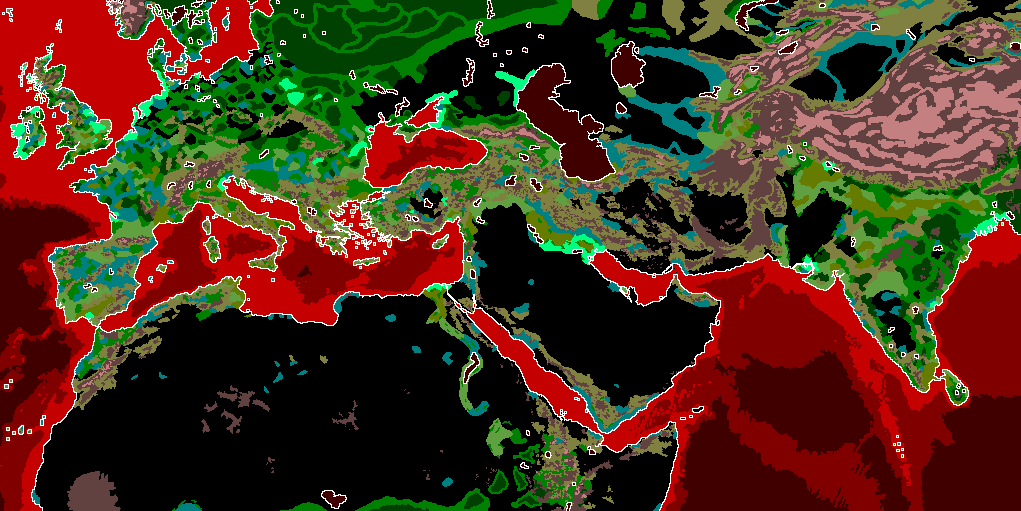
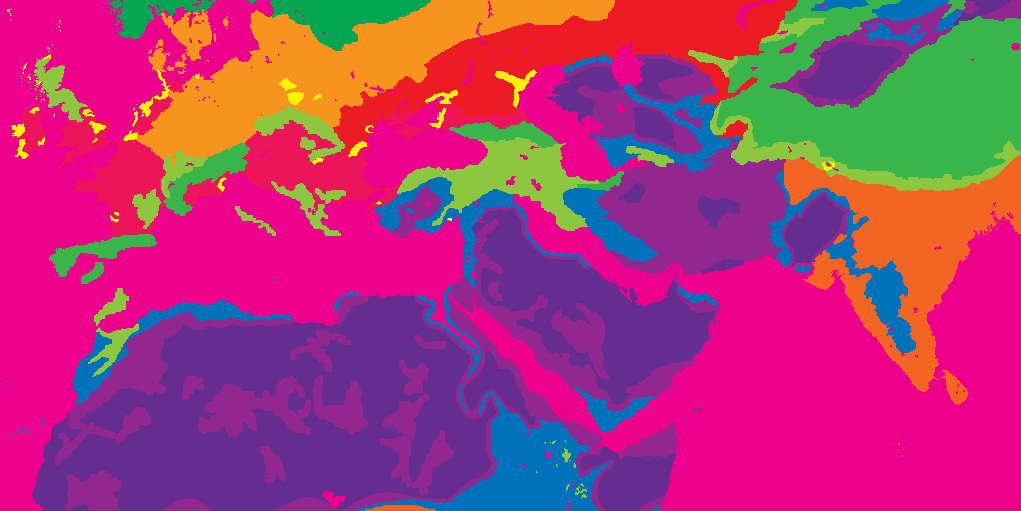
Two versions of the same layered image (1021×511). Layer-by-layer changes:
hid "map_ground_types", painted on it over (0, 0, 1021, 511)
painted on "map_climates" over (455, 331, 495, 422)
